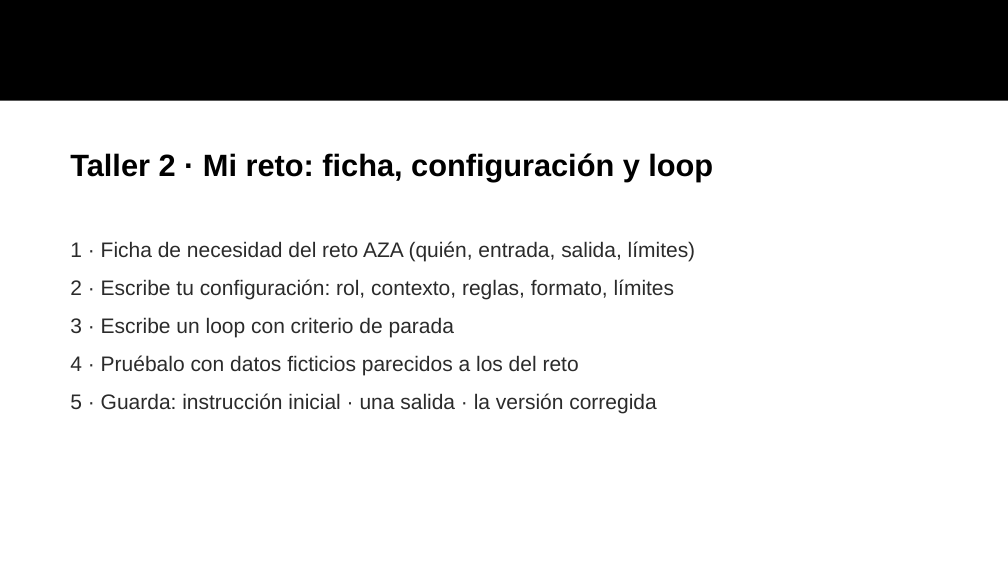
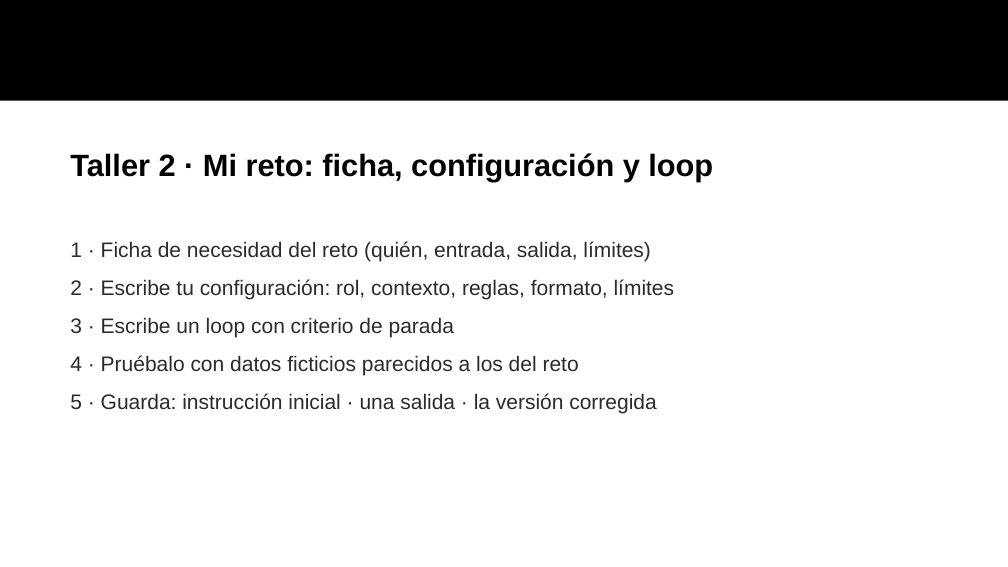
Before and after one commit to RicardoTangarife/ia-basico, a slide deck: slide 19 of Semana_02/Sesion_01/presentacion/Sesion03_Capa2_basico_IA.pptx. Drawn at 1008x567 pixels with LibreOffice and Linux fonts; fonts in the diff are those of the drawing; background and template pictures are left out. Boxes give left, top, right and bottom in pixels: in the first picture for what was removed or moved away, otherwise in the second. Text is boxed around its words. In the diff, an @@ line names an element or a change of style, - is before the commit and + after.

```diff
--- a/Semana_02/Sesion_01/presentacion/Sesion03_Capa2_basico_IA.pptx
+++ b/Semana_02/Sesion_01/presentacion/Sesion03_Capa2_basico_IA.pptx
@@ text at (70, 241, 651, 262): text changed @@
-1 · Ficha de necesidad del reto AZA (quién, entrada, salida, límites)
+1 · Ficha de necesidad del reto (quién, entrada, salida, límites)
```
Also in this commit, not shown: 4 other slides changed.
